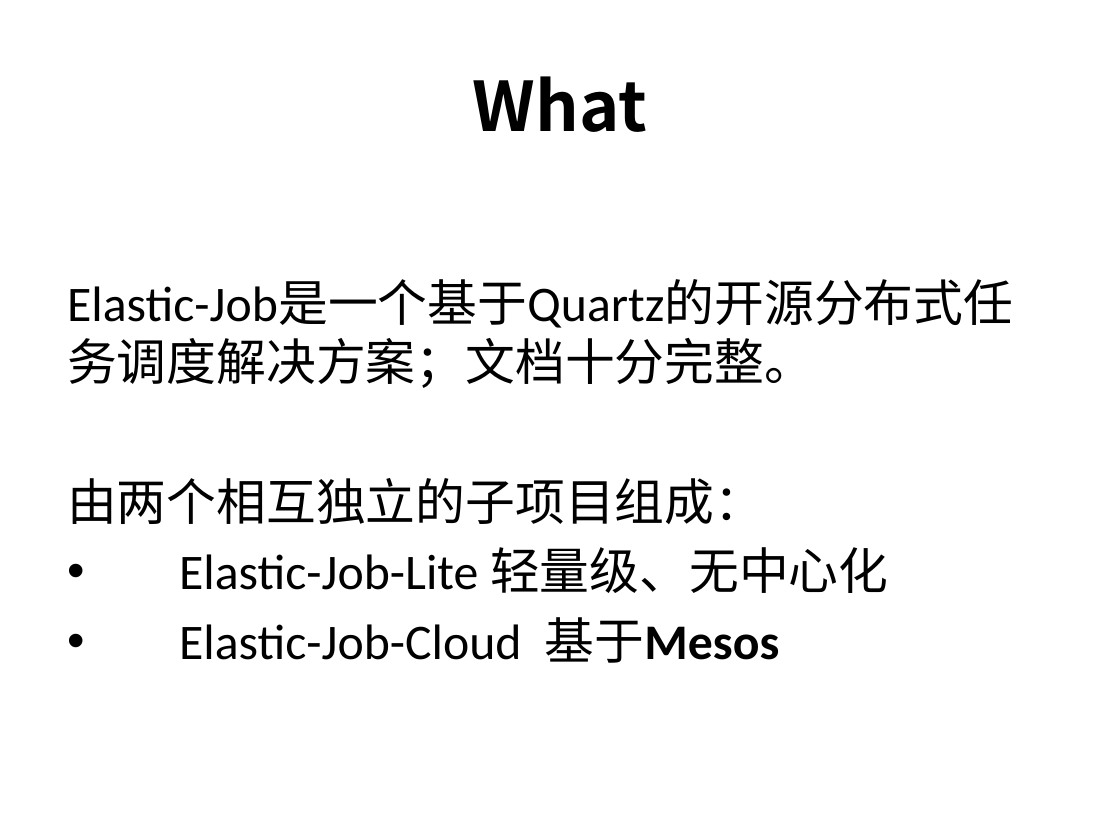
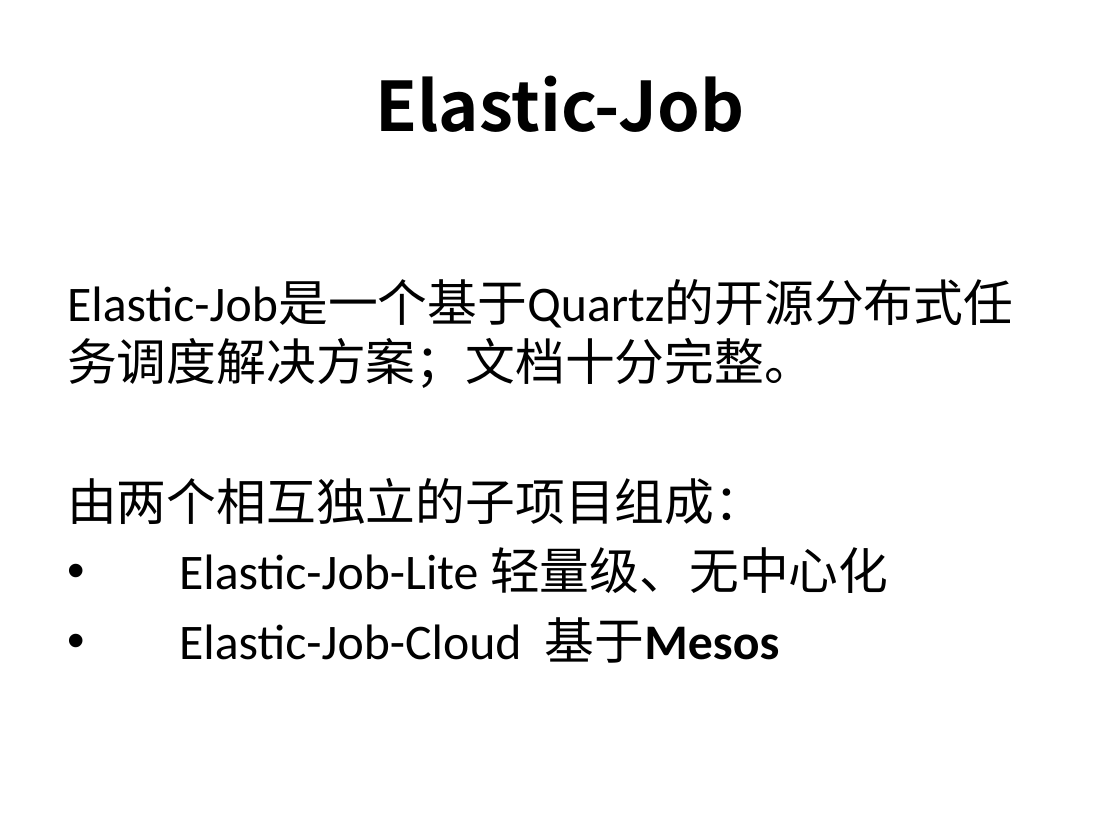
Before and after one commit to liuendy/practice, a slide deck: slide 3 of elastic-job-lite/elastic-job.pptx (slide 2 before the commit). Drawn at 1120x840 pixels with LibreOffice and Linux fonts; fonts in the diff are those of the drawing. Boxes give left, top, right and bottom in pixels: in the first picture for what was removed or moved away, otherwise in the second. Text is boxed around its words. In the diff, an @@ line names an element or a change of style, - is before the commit and + after.

Commit message:
ppt

```diff
--- a/elastic-job-lite/elastic-job.pptx
+++ b/elastic-job-lite/elastic-job.pptx
@@ title at (375, 75, 744, 132): text changed @@
-What
+Elastic-Job
```
Also in this commit, not shown: 1 slide added.
